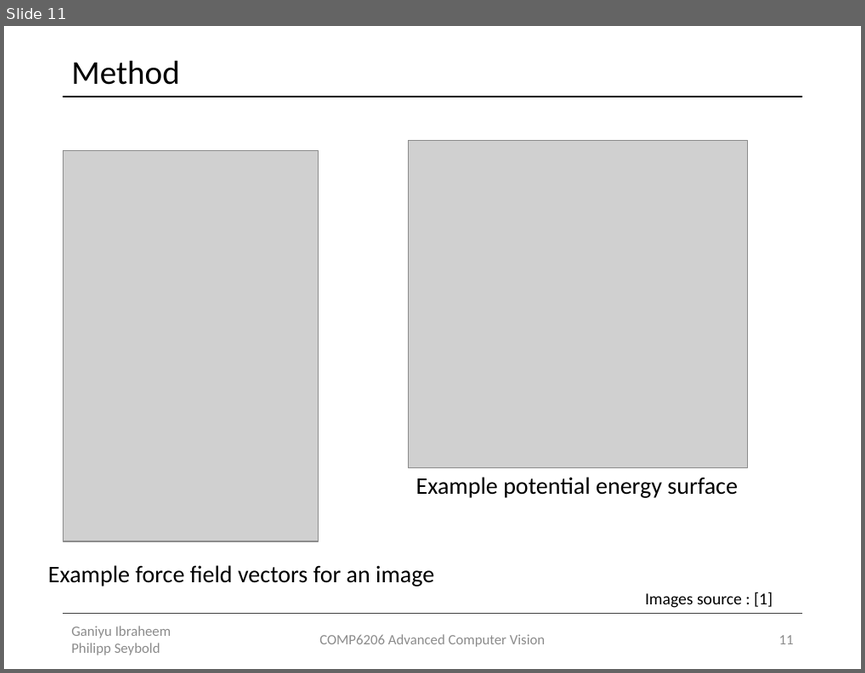
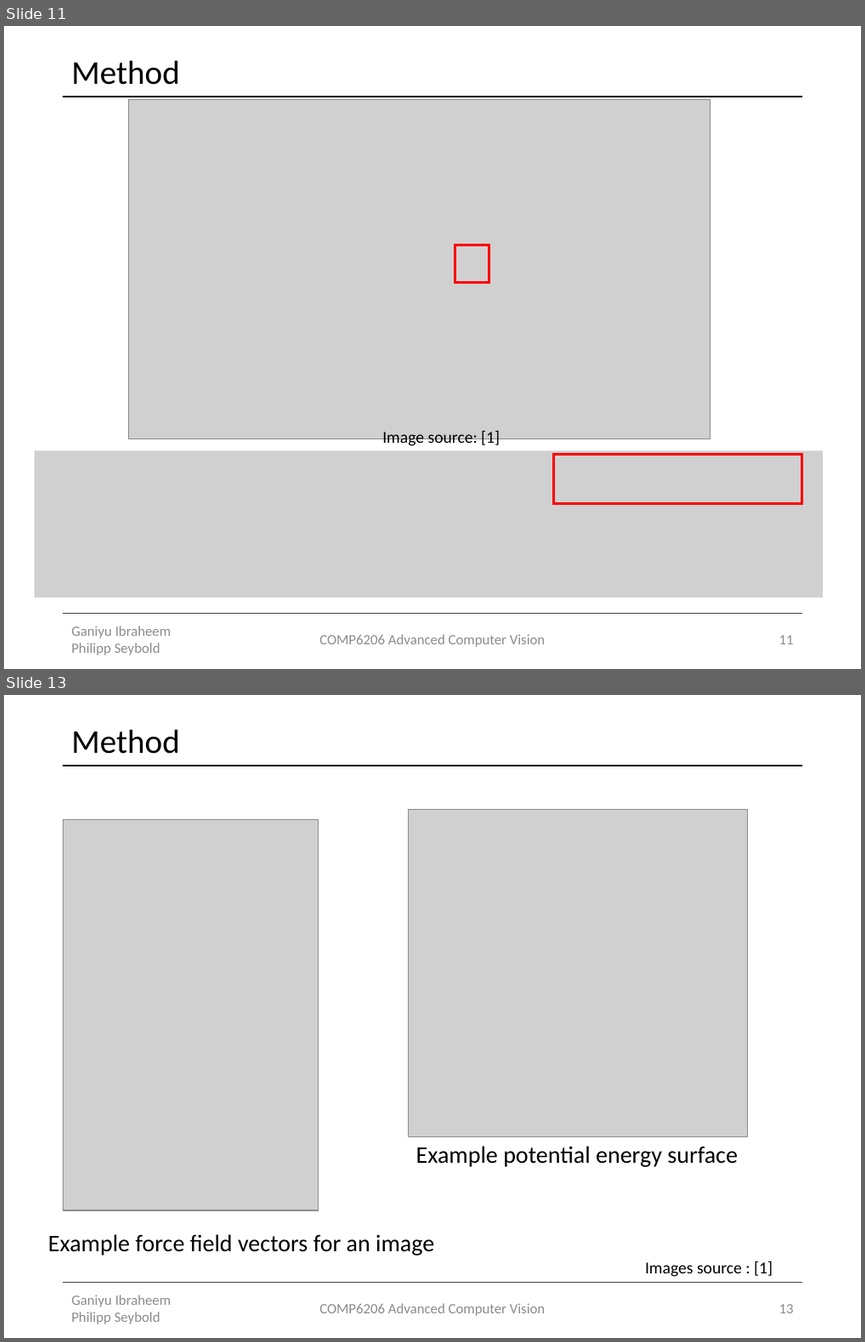
Before and after one commit to Lxrd-AJ/ForceFieldTransforms, a slide deck: Force Field Transformation.pptx. Shown one above the other, each under a label of ours: slide 11 before the commit, slides 11 and 13 after it; the slides between them are not shown. The pictures are 865x673 and 865x1342 pixels, drawn with LibreOffice and Linux fonts; fonts in the diff are those of the drawing; grey boxes stand for pictures. Boxes give left, top, right and bottom in pixels: in the first picture for what was removed or moved away, otherwise in the second. Text is boxed around its words. In the diff, an @@ line names an element or a change of style, - is before the commit and + after.

```diff
--- a/Force Field Transformation.pptx
+++ b/Force Field Transformation.pptx
@@ slide 11 added at (x1=4, y1=26, x2=861, y2=669), background #FFFFFF; not listed: 2 template elements that a slide beside it also shows @@
@@ title added at (x1=71, y1=60, x2=180, y2=85), 28 pt, text #000000 @@
+Method
@@ picture added at (x1=128, y1=100, x2=710, y2=438) @@
@@ picture added at (x1=388, y1=159, x2=429, y2=193) @@
@@ picture added at (x1=453, y1=244, x2=494, y2=280) @@
@@ rectangle added at (x1=454, y1=245, x2=489, y2=282), outline #FF0000 2.25 pt @@
@@ picture added at (x1=288, y1=304, x2=329, y2=338) @@
@@ picture added at (x1=499, y1=336, x2=540, y2=373) @@
@@ text added at (x1=382, y1=431, x2=500, y2=447), 14 pt, text #000000 @@
+Image source: [1]
@@ picture added at (x1=34, y1=451, x2=823, y2=597) @@
@@ rectangle added at (x1=553, y1=454, x2=801, y2=502), outline #FF0000 2.25 pt @@
@@ text added at (x1=71, y1=625, x2=171, y2=655), 12 pt, text #8C8C8C @@
+Ganiyu Ibraheem Philipp Seybold
@@ text added at (x1=319, y1=634, x2=545, y2=646), 12 pt, text #8C8C8C @@
+COMP6206 Advanced Computer Vision
@@ page number added at (x1=779, y1=635, x2=794, y2=644), 12 pt, text #8C8C8C @@
+11
@@ what was slide 11 is now slide 13 @@
@@ page number at (x1=779, y1=1304, x2=794, y2=1313): text changed @@
-11
+13
```
Also in this commit, not shown: 3 slides changed, 2 other slides added.
